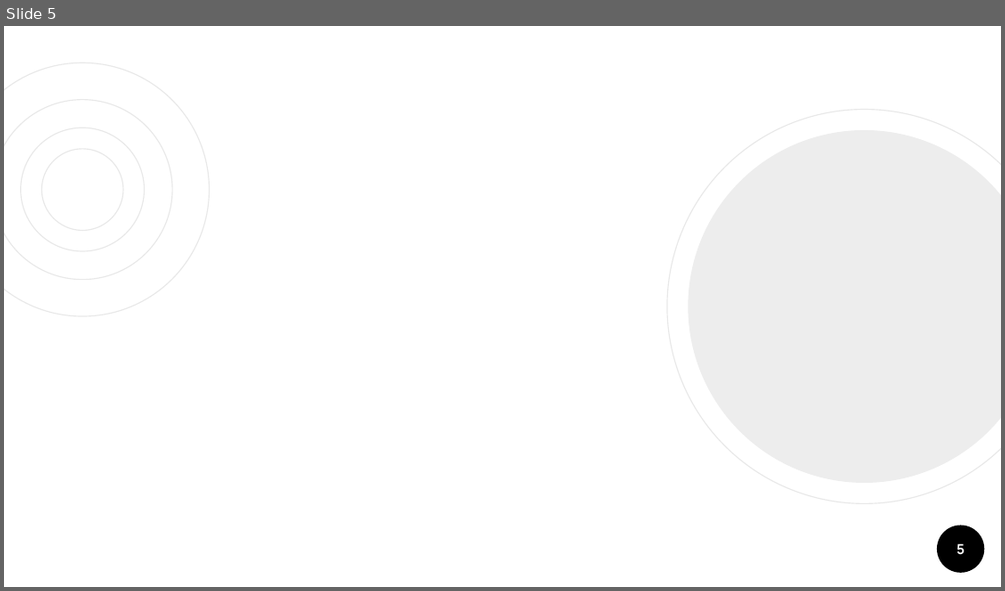
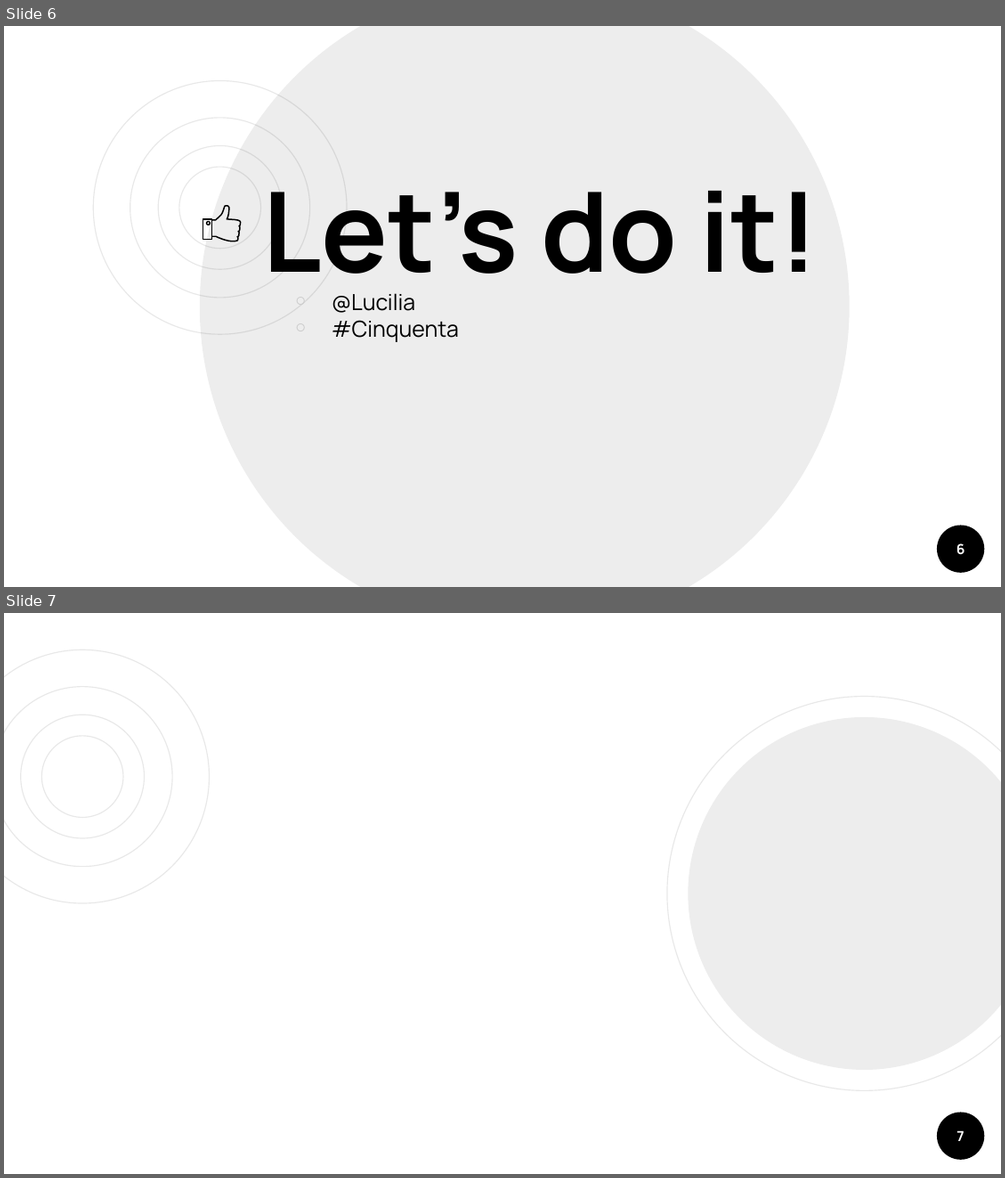
Before and after one commit to 50enta/gassX, a slide deck: Outros/slide apresentacao.pptx. Shown one above the other, each under a label of ours: slide 5 before the commit, slides 6 and 7 after it. The pictures are 1005x591 and 1005x1178 pixels, drawn with LibreOffice and Linux fonts; fonts in the diff are those of the drawing. Boxes give left, top, right and bottom in pixels: in the first picture for what was removed or moved away, otherwise in the second. Text is boxed around its words. In the diff, an @@ line names an element or a change of style, - is before the commit and + after.

```diff
--- a/Outros/slide apresentacao.pptx
+++ b/Outros/slide apresentacao.pptx
@@ slide 6 added at box(4, 26, 1001, 587), background #FFFFFF; not listed: 1 template element that a slide beside it also shows @@
@@ ellipse added at box(200, 26, 850, 587), fill #000000 at 7% opacity @@
@@ group added at box(94, 81, 347, 334): 4 ellipses @@
@@ freeform shape added at box(212, 206, 240, 241), outline #000000 0.96 pt @@
@@ title added at box(262, 191, 819, 301), 80 pt, text #000000, bold @@
+Let’s do it!
@@ freeform shape added at box(202, 219, 211, 240), outline #000000 0.96 pt @@
@@ subtitle added at box(332, 293, 459, 342), 16 pt, text #000000 @@
+￮ @Lucilia
+￮ #Cinquenta
@@ page number added at box(956, 543, 965, 555), 10 pt, text #FFFFFF, bold @@
+6
@@ what was slide 5 is now slide 7 @@
@@ page number at box(956, 1130, 963, 1141): text changed @@
-5
+7
```
Also in this commit, not shown: 6 slides changed, 4 other slides added, 3 slides removed, 1 other file.
